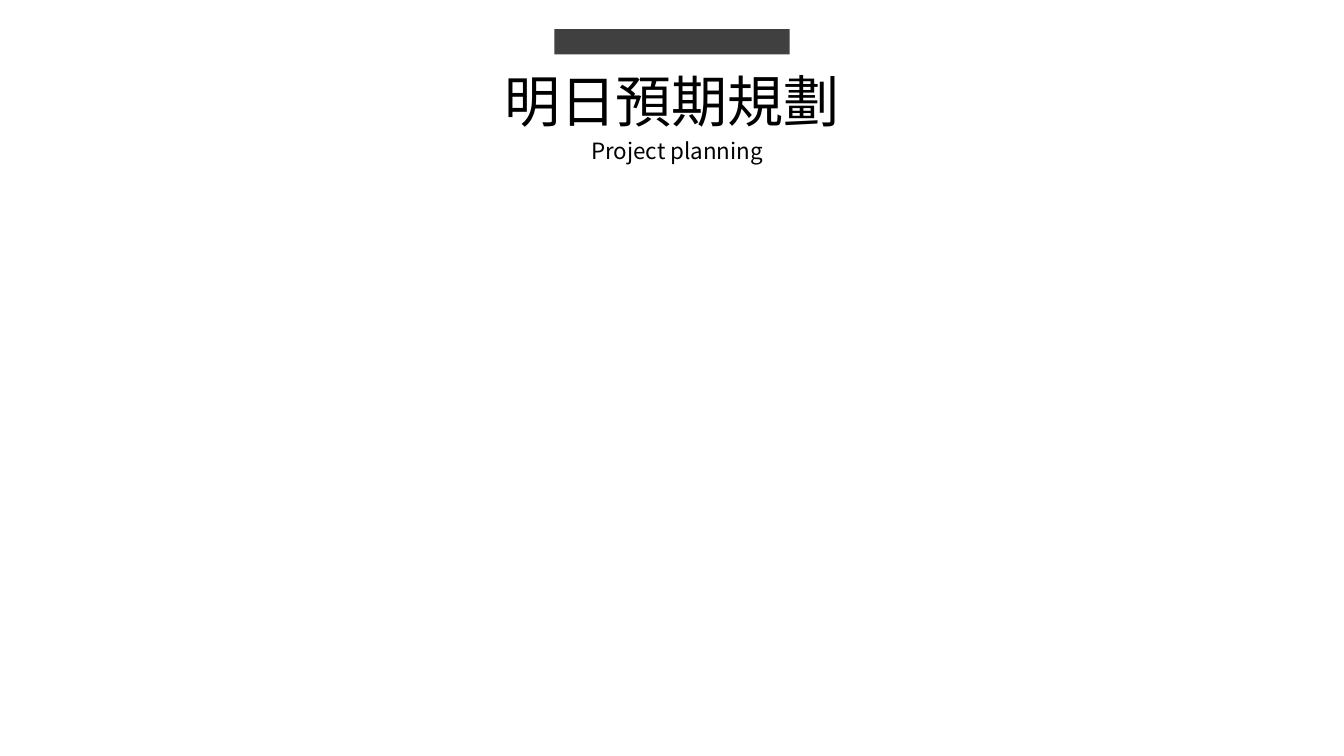
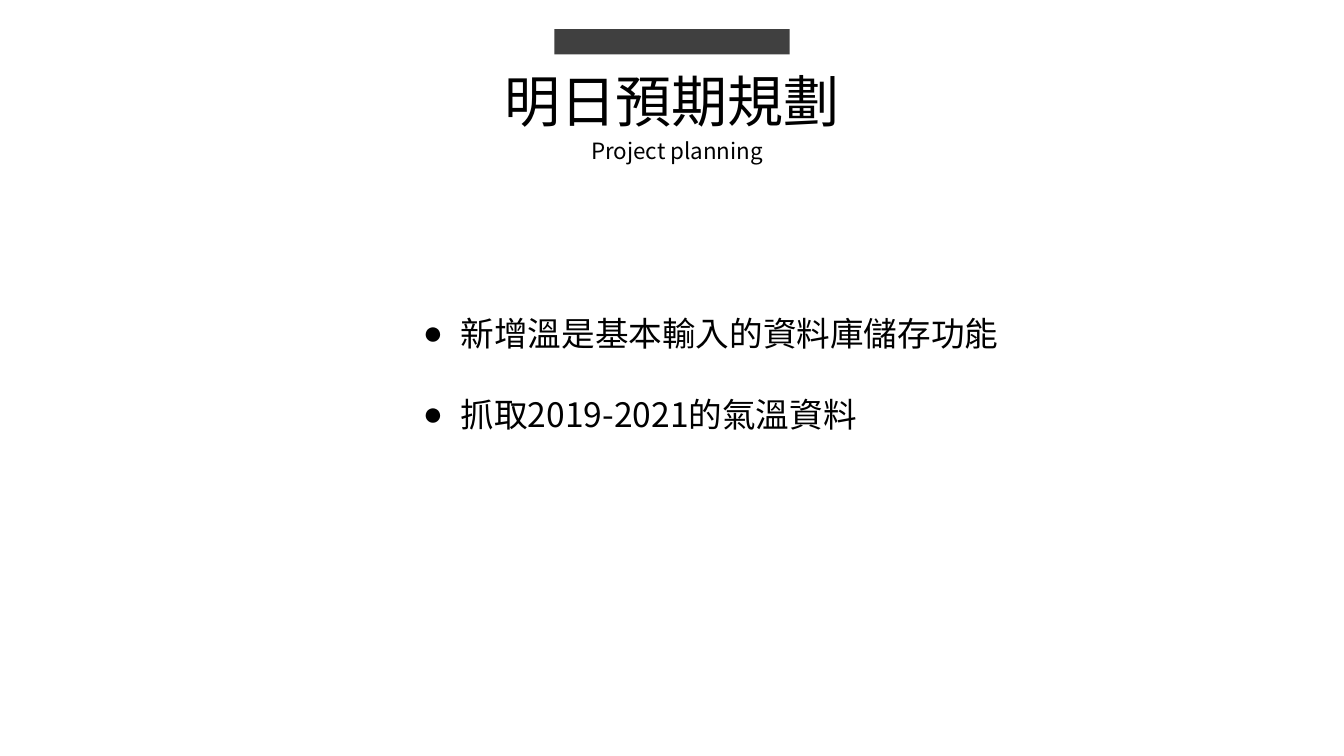
Before and after one commit to king637324/KnowledgeGreenhouseSystem, a slide deck: slide 6 of 工作日報_葉柏漢/2021.08/2021.08.24(加班)~2021.08.25工作日報_葉柏漢.pptx (slide 4 before the commit). Drawn at 1344x756 pixels with LibreOffice and Linux fonts; fonts in the diff are those of the drawing. Boxes give left, top, right and bottom in pixels: in the first picture for what was removed or moved away, otherwise in the second. Text is boxed around its words. In the diff, an @@ line names an element or a change of style, - is before the commit and + after.

```diff
--- a/工作日報_葉柏漢/2021.08/2021.08.24(加班)~2021.08.25工作日報_葉柏漢.pptx
+++ b/工作日報_葉柏漢/2021.08/2021.08.24(加班)~2021.08.25工作日報_葉柏漢.pptx
@@ text added at [461,317,999,430], 24 pt, text #000000 @@
+● 新增溫是基本輸入的資料庫儲存功能
+● 抓取2019-2021的氣溫資料
```
Also in this commit, not shown: 1 other slide changed, 2 slides added, 9 other files.
